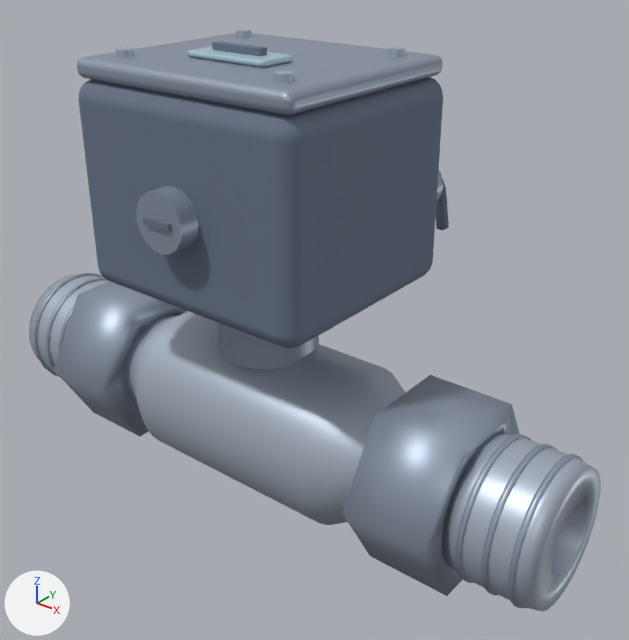
One commit to the glTF model homeos/frontend/public/static/3d-studio/models/electric-valve.glb: the scene before it, then after it.
Both versions are drawn from a camera (50 mm lens) standing at (0.174, -0.209, 0.187) and looking at (0.009, -0.003, 0.059). The axes (+X, +Y, +Z) are drawn at lower left. The lights are the same throughout. The older version comes first. Where no turn or scale is listed for an object, it has been applied to the vertices.

Names of what the first picture shows: 'valve-casing', 'valve-coupling', 'valve-detail', 'valve-metal'.
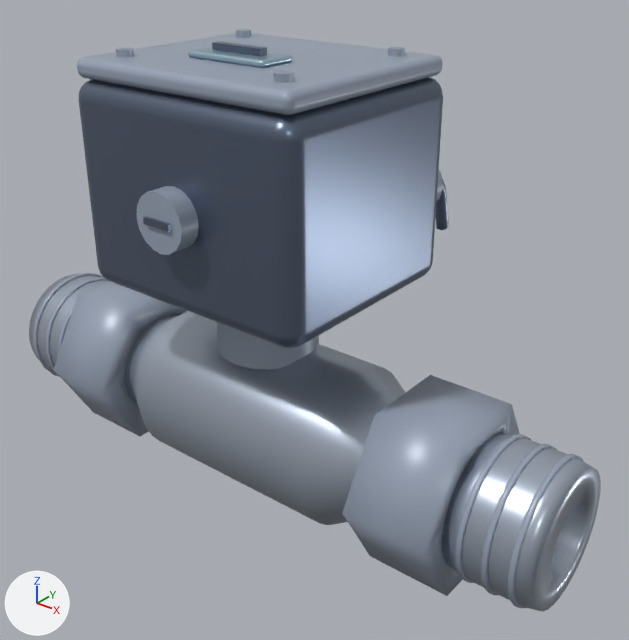
Edits to the scene script, one JSON object a line:
```json
{"op": "set", "path": "mat_valve_metal.metallic", "old": "0.45", "new": "0.72"}
{"op": "set", "path": "mat_valve_metal.roughness", "old": "0.44", "new": "0.32"}
{"op": "set", "path": "mat_valve_coupling.metallic", "old": "0.45", "new": "0.06"}
{"op": "set", "path": "mat_valve_coupling.roughness", "old": "0.44", "new": "0.36"}
{"op": "set", "path": "mat_valve_casing.roughness", "old": "0.88", "new": "0.32"}
{"op": "set", "path": "mat_valve_casing.metallic", "old": "0.0", "new": "0.72"}
{"op": "set", "path": "mat_valve_detail.metallic", "old": "0.0", "new": "0.72"}
```

Pixel boxes (x1, y1, x2, y2) of what changed, in the pictures (629 x 640 px):
```json
{"object": "valve-casing", "change": "surface changed", "before": [79, 41, 449, 348], "after": [79, 41, 449, 348]}
{"object": "valve-coupling", "change": "surface changed", "before": [33, 33, 583, 608], "after": [33, 33, 583, 608]}
{"object": "valve-metal", "change": "surface changed", "before": [29, 29, 601, 611], "after": [29, 29, 601, 611]}
{"object": "valve-detail", "change": "surface changed", "before": [188, 47, 293, 68], "after": [188, 47, 293, 68]}
```
